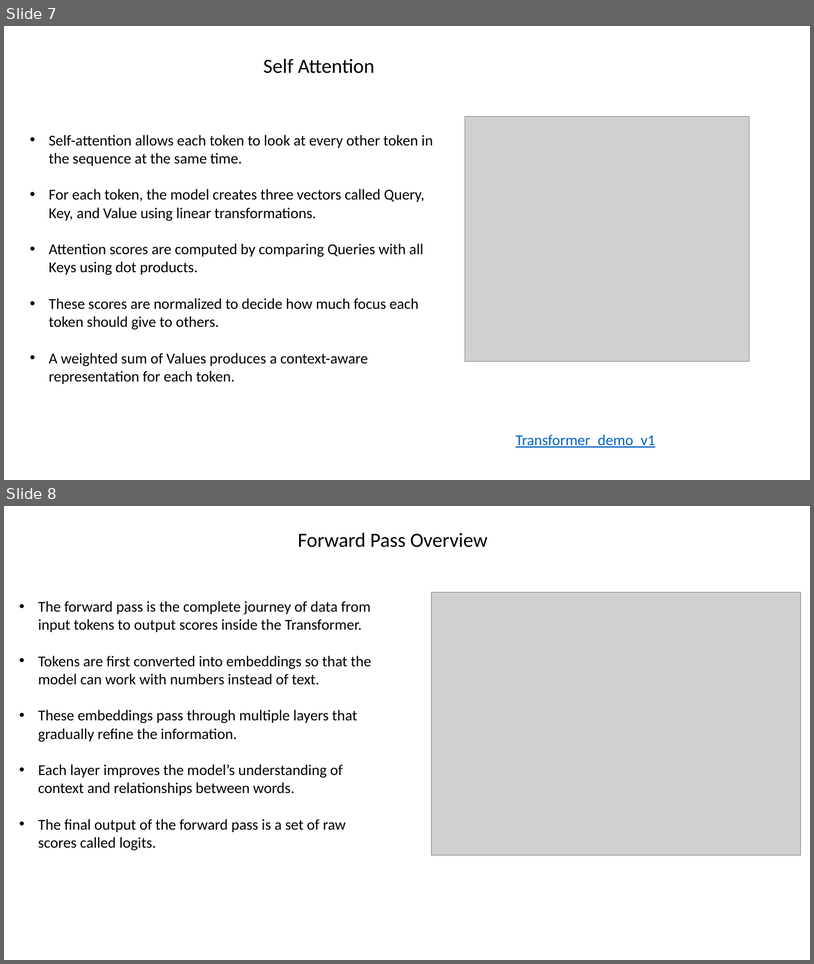
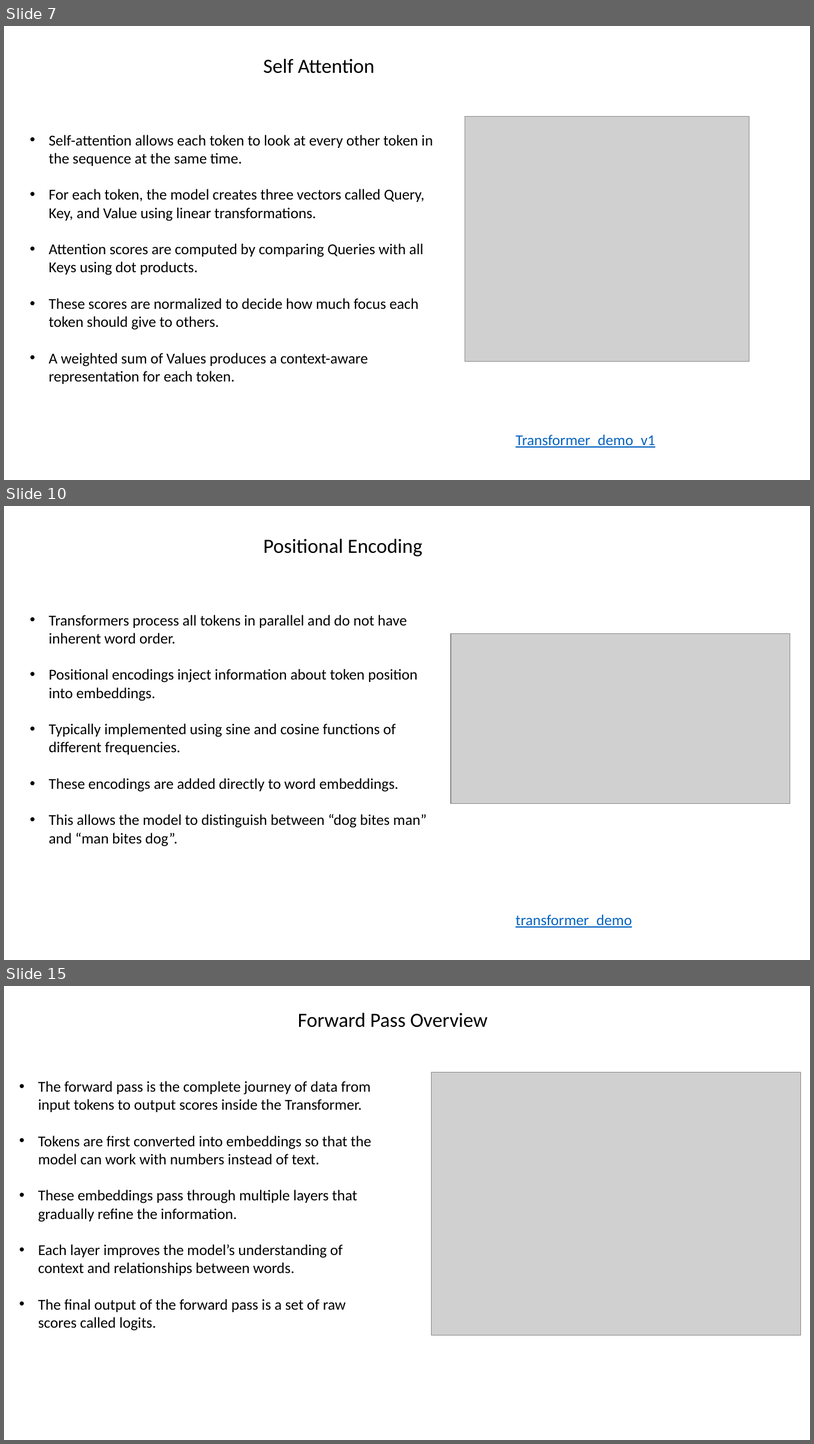
Before and after one commit to varunchach/transformers_demo, a slide deck: Transformers_LLM_Theory.pptx. Shown one above the other, each under a label of ours: slides 7 and 8 before the commit, slides 7, 10 and 15 after it; the slides between them are not shown. The pictures are 814x964 and 814x1444 pixels, drawn with LibreOffice and Linux fonts; fonts in the diff are those of the drawing; grey boxes stand for pictures. Boxes give left, top, right and bottom in pixels: in the first picture for what was removed or moved away, otherwise in the second. Text is boxed around its words. In the diff, an @@ line names an element or a change of style, - is before the commit and + after.

```diff
--- a/Transformers_LLM_Theory.pptx
+++ b/Transformers_LLM_Theory.pptx
@@ slide 10 added at <box>4,506,810,960</box>, background #FFFFFF @@
@@ text added at <box>263,538,422,556</box>, 24 pt, text #000000 @@
+Positional Encoding
@@ text added at <box>49,615,427,846</box>, 18 pt, text #000000 @@
+• Transformers process all tokens in parallel and do not have inherent word order.
+• Positional encodings inject information about token position into embeddings.
+• Typically implemented using sine and cosine functions of different frequencies.
+• These encodings are added directly to word embeddings.
+• This allows the model to distinguish between “dog bites man” and “man bites dog”.
@@ picture added at <box>451,634,791,804</box> @@
@@ text added at <box>516,914,632,927</box>, 18 pt, text #0563C1, underline @@
+transformer_demo
@@ what was slide 8 is now slide 15 @@
```
Also in this commit, not shown: 11 other slides added.
